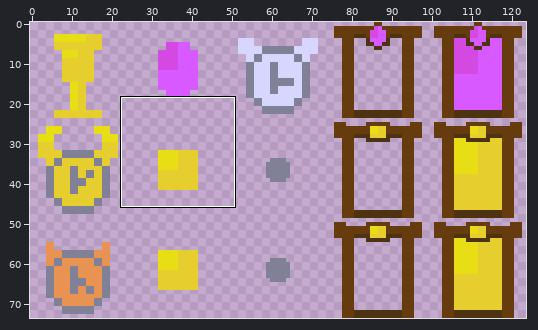
Two versions of one sprite sheet, assets/images/object_sheet.png. Above, an overview of the earlier version with the close-up marked.
Close-up. As it was:
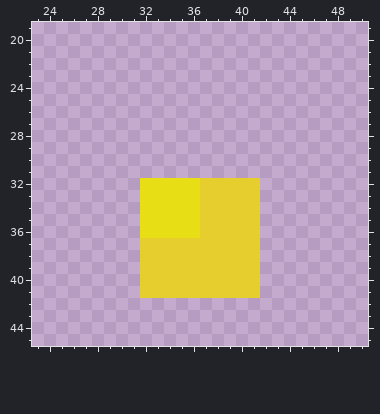
The file is 124x74 pixels. Shown: x 23..50, y 19..45.
The result:
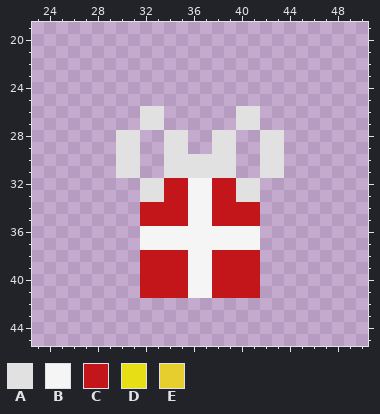
Palette (. is transparent): A #e1e1e1  B #f5f5f5  C #c3161b  D #e7de15  E #e7ce2f
Edits made:
Colour A is added in rows 26 to 27 at x 32 to 33 and 40 to 41; in rows 28 to 29 at x 30 to 31, 34 to 35, 38 to 39 and 42 to 43; in rows 30 to 31 at x 30 to 31, 34 to 39 and 42 to 43.
Colour A replaces colour D in rows 32 to 33 at x 32 to 33.
Colour A replaces colour E in rows 32 to 33 at x 40 to 41.
Colour B replaces colour D in rows 32 to 35 at x 36; in row 36 at x 32 to 36.
Colour B replaces colour E in rows 32 to 35 at x 37; in row 36 at x 37 to 41; in row 37 at x 32 to 41; in rows 38 to 41 at x 36 to 37.
Colour C replaces colour D in rows 32 to 33 at x 34 to 35; in rows 34 to 35 at x 32 to 35.
Colour C replaces colour E in rows 32 to 33 at x 38 to 39; in rows 34 to 35 at x 38 to 41; in rows 38 to 41 at x 32 to 35 and 38 to 41.
Changed places in both close-ups, as pixel boxes (x1, y1, x2, y2):
changed: (116, 106, 284, 298)
